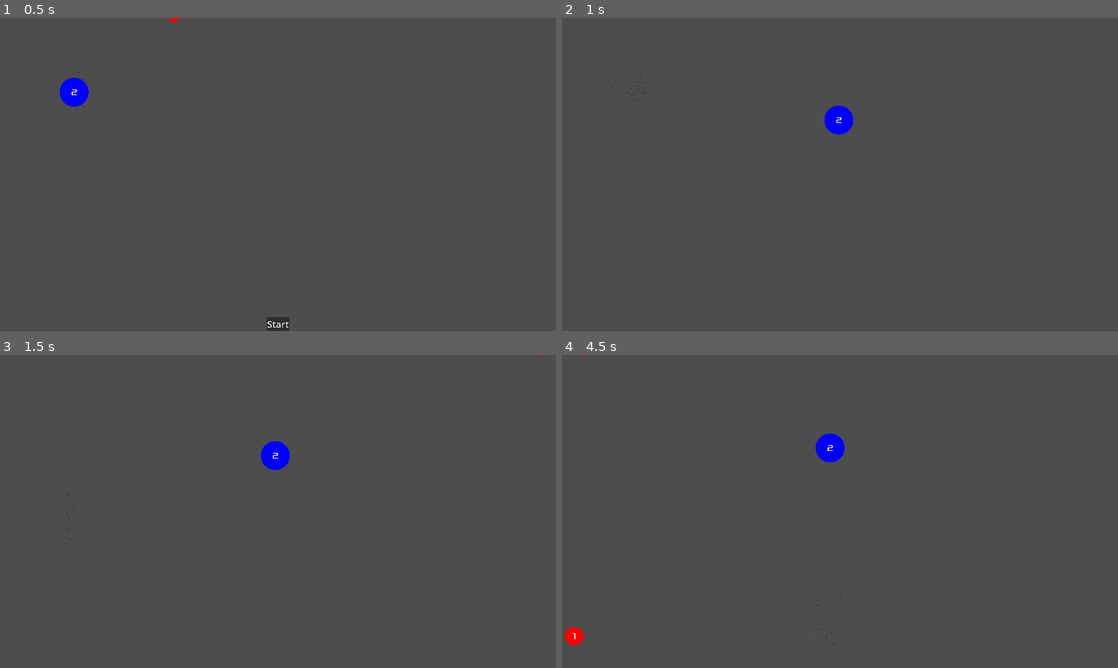
Above: before the commit, frames 1-4 (two rows, left to right).
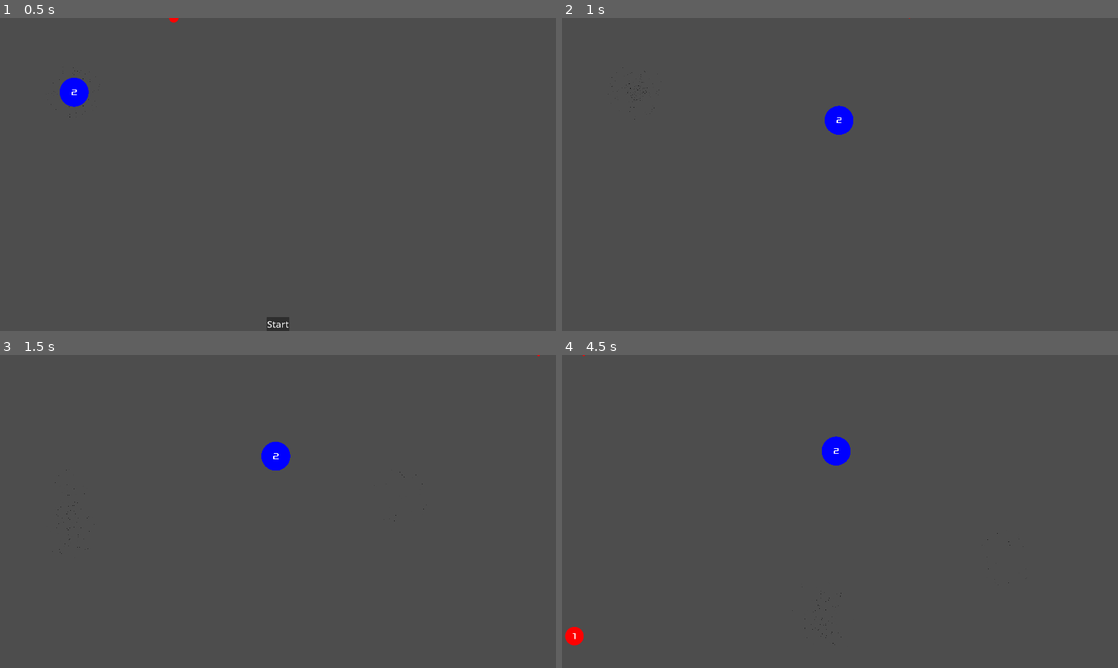
Above: after the commit, the same moments.

Repository: nuts4nuts4nuts/flappyversary
Game: Godot game, scene res://scenes/main.tscn
The game is run twice, just before and just after one commit, with the same random seed, the same clock (stepped at 60 frames per second) and the same inputs.
Inputs (mouse positions are in pixels of both pictures, inside the frame that each line leads up to):
- Up to frame 1 (0.5 s): no input
- Up to frame 2 (1 s): click "Start" at 0.5 s
- Up to frame 3 (1.5 s): tap Enter at 1.25 s; move the mouse to (400, 495) at 1.27 s; press the mouse at (400, 495) at 1.28 s; hold Up from 1.28 s (still down)
- Up to frame 4 (4.5 s): move the mouse to (728, 527) at 2.02 s; release Up at 2.03 s; release the mouse at (728, 527) at 2.03 s; hold Down 2.03-2.78 s; click (728, 527) at 2.1 s; move the mouse to (895, 442) at 2.77 s; press the mouse at (895, 442) at 2.78 s; hold Up 2.78-4.28 s; move the mouse to (812, 574) at 3.52 s; release the mouse at (812, 574) at 3.53 s; click (812, 574) at 3.6 s; move the mouse to (1006, 558) at 4.27 s; press the mouse at (1006, 558) at 4.28 s; hold Down from 4.28 s (still down)

Frame 1 is identical in both runs. In frame 2, less than 0.1% of the frame differs, in the area x 47-53%, y 28-38%; in frame 3, less than 0.1%; in frame 4, 0.3%, in the area x 0-52%, y 24-93%.

Commit message:
Make the gravity better and simpler

Diff:
--- a/scenes/gravity-test.tscn
+++ b/scenes/gravity-test.tscn
@@ -15,6 +15,9 @@
 
 [node name="gravity_well" parent="." instance=ExtResource("3_o47sc")]
 position = Vector2(866, 644)
+max_distance = 2048
+target_mult = 400
+non_target_mult = 300
 
 [node name="Ball" parent="." instance=ExtResource("2_rlxa8")]
 position = Vector2(239, 211)
--- a/scenes/gravity-well.tscn
+++ b/scenes/gravity-well.tscn
@@ -1,7 +1,11 @@
-[gd_scene load_steps=4 format=3 uid="uid://cndnlt3bclw7u"]
+[gd_scene load_steps=5 format=3 uid="uid://cndnlt3bclw7u"]
 
 [ext_resource type="Script" path="res://scripts/gravity-well.gd" id="1_32knt"]
 [ext_resource type="Texture2D" uid="uid://5qxfnkeuhmm3" path="res://assets/download-white-circle-png-31629716484axd08oupl9.png" id="2_o8ksl"]
+
+[sub_resource type="Curve" id="Curve_4xt77"]
+_data = [Vector2(0, 1), 0.0, -3.35811, 0, 0, Vector2(1, 0), -0.170755, 0.0, 0, 0]
+point_count = 2
 
 [sub_resource type="ParticleProcessMaterial" id="ParticleProcessMaterial_mnacg"]
 emission_shape = 2
@@ -21,6 +25,7 @@
 
 [node name="Gravity Well" type="Node2D"]
 script = ExtResource("1_32knt")
+gravity_distance = SubResource("Curve_4xt77")
 
 [node name="Sprite2D" type="Sprite2D" parent="."]
 visible = false
--- a/scenes/main.tscn
+++ b/scenes/main.tscn
@@ -12,6 +12,9 @@
 
 [node name="gravity_well" parent="." instance=ExtResource("1_igh56")]
 position = Vector2(510, 510)
+max_distance = 2048
+target_mult = 400
+non_target_mult = 300
 
 [node name="SpawnTimer" type="Timer" parent="."]
 wait_time = 3.6
@@ -19,6 +22,11 @@
 [node name="target_ball" parent="." node_paths=PackedStringArray("gravity_well") instance=ExtResource("4_laj0n")]
 position = Vector2(512, 512)
 gravity_well = NodePath("../gravity_well")
+death_time = 5.0
+base_ball_value = 2
+base_cashing_bonus = 1
+start_pos = Vector2(0.5, 0.33)
+minimum_mass = 2
 
 [node name="HUD" parent="." instance=ExtResource("5_uep46")]
 
--- a/scripts/MakeGravityWell.gd
+++ b/scripts/MakeGravityWell.gd
@@ -24,7 +24,8 @@
 	print("BALLING")
 	var test_ball = test_ball_scene.instantiate()
 	test_ball
-	var ball_spawn_location = $spawn_position.position#get_node("ball_path/ball_path_location")
+	var ball_spawn_location = $spawn_position.position
+	#get_node("ball_path/ball_path_location")
 	#ball_spawn_location.h_offset = randi()
 	#var direction = ball_spawn_location.rotation + PI / 2
 	#test_ball.position = ball_spawn_location.position
--- a/scripts/ball.gd
+++ b/scripts/ball.gd
@@ -2,7 +2,6 @@
 
 signal merged
 
-@export var base_well_force = 400
 @export var initial_impulse: Vector2
 @export var gravity_well: Node2D
 @export var color: Color
@@ -63,13 +62,7 @@
 
 func _physics_process(_delta):
 	if(gravity_well != null):
-		var me_to_well = gravity_well.global_position - avg_global_position()
-		var distance = me_to_well.length_squared()
-		var direction = me_to_well.normalized()
-
-		var force = base_well_force * mass * direction
-		var falloff = 1 / max(1, (distance / 10000))
-		apply_central_force(force * falloff)
+		gravity_well.get_sucked(self, false)
 
 
 func _on_body_entered(body):
--- a/scripts/gravity-well.gd
+++ b/scripts/gravity-well.gd
@@ -1,4 +1,11 @@
 extends Node2D
+
+@export var gravity_distance: Curve
+@export var max_distance: int = 2048
+@export var target_mult: int = 400
+@export var non_target_mult: int = 300
+
+
 var attraction_force = 40
 var game_started = false
 
@@ -25,3 +32,16 @@
 func make_well(event):
 	print("mouse button event at ", event.position)
 	self.position = event.position
+
+
+func get_gravity_power(raw_distance: int, target_ball: bool):
+	var power_mult = target_mult if target_ball else non_target_mult
+	return gravity_distance.sample(min(float(raw_distance) / float(max_distance), 1.0)) * power_mult
+
+
+func get_sucked(other, target_ball: bool):
+	var other_to_well = global_position - other.avg_global_position()
+	var distance = other_to_well.length()
+	var force = get_gravity_power(distance, target_ball)
+	var direction = other_to_well.normalized()
+	other.apply_central_force(force * direction)
--- a/scripts/target-ball.gd
+++ b/scripts/target-ball.gd
@@ -11,7 +11,6 @@
 @export var base_ball_value: int = 2
 @export var base_cashing_bonus: int = 1
 @export var start_pos: Vector2 = Vector2(0.5, 0.33)
-@export var base_well_force = 50
 @export var minimum_mass = 2
 var initial_mass = mass
 
@@ -137,13 +136,7 @@
 
 func _physics_process(_delta):
 	if(gravity_well != null && !cashing_in):
-		var me_to_well = gravity_well.global_position - avg_global_position()
-		var distance = me_to_well.length_squared()
-		var direction = me_to_well.normalized()
-
-		var force = base_well_force * mass * direction
-		var falloff = 1 / max(1, (distance / 10000))
-		apply_central_force(force * falloff)
+		gravity_well.get_sucked(self, true)
 
 
 func _on_body_entered(body):
